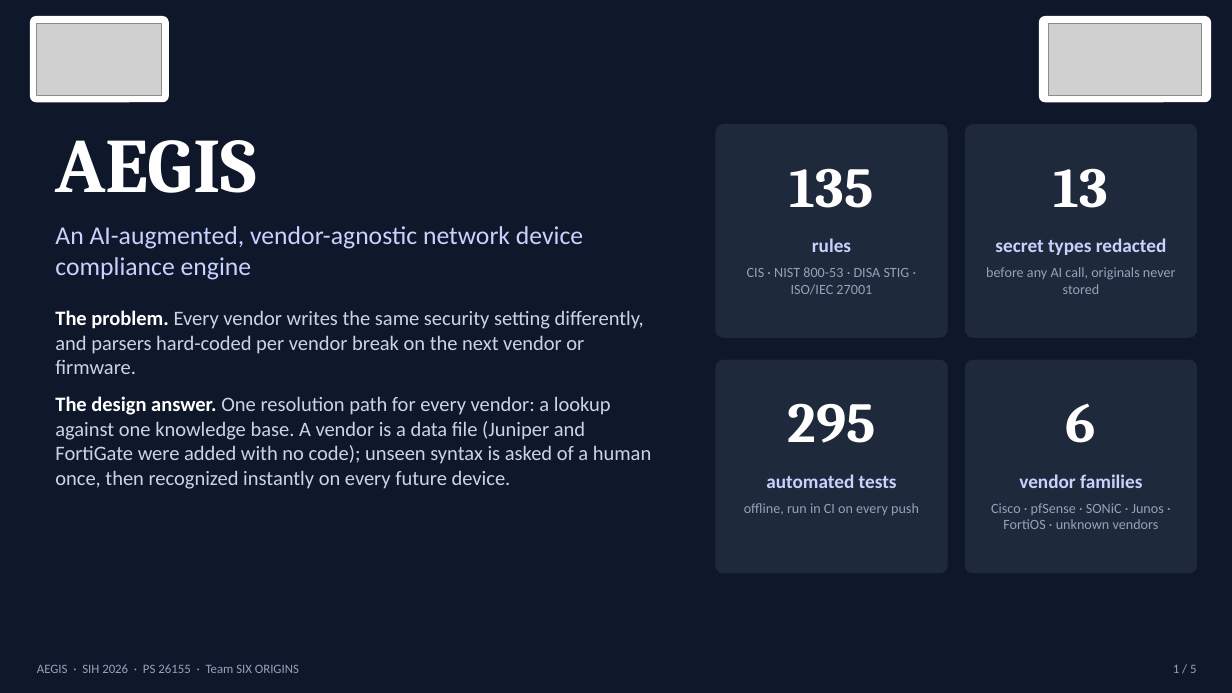
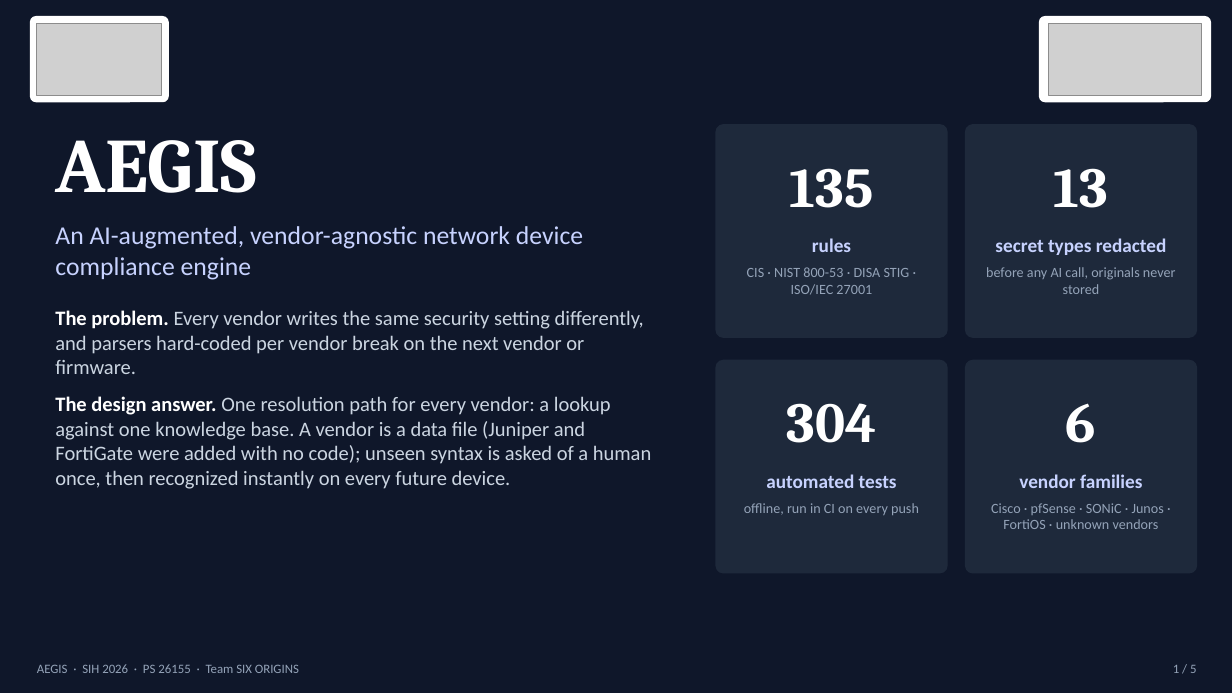
Before and after one commit to TheUsefulNerd/aegis, a slide deck: slide 1 of docs/AEGIS-Technical-Presentation.pptx. Drawn at 1232x693 pixels with LibreOffice and Linux fonts; fonts in the diff are those of the drawing; grey boxes stand for pictures. Boxes give left, top, right and bottom in pixels: in the first picture for what was removed or moved away, otherwise in the second. Text is boxed around its words. In the diff, an @@ line names an element or a change of style, - is before the commit and + after.

```diff
--- a/docs/AEGIS-Technical-Presentation.pptx
+++ b/docs/AEGIS-Technical-Presentation.pptx
@@ text at box(787, 403, 877, 443): text changed @@
-295
+304
```
Also in this commit, not shown: 1 other slide changed, 2 other files.
